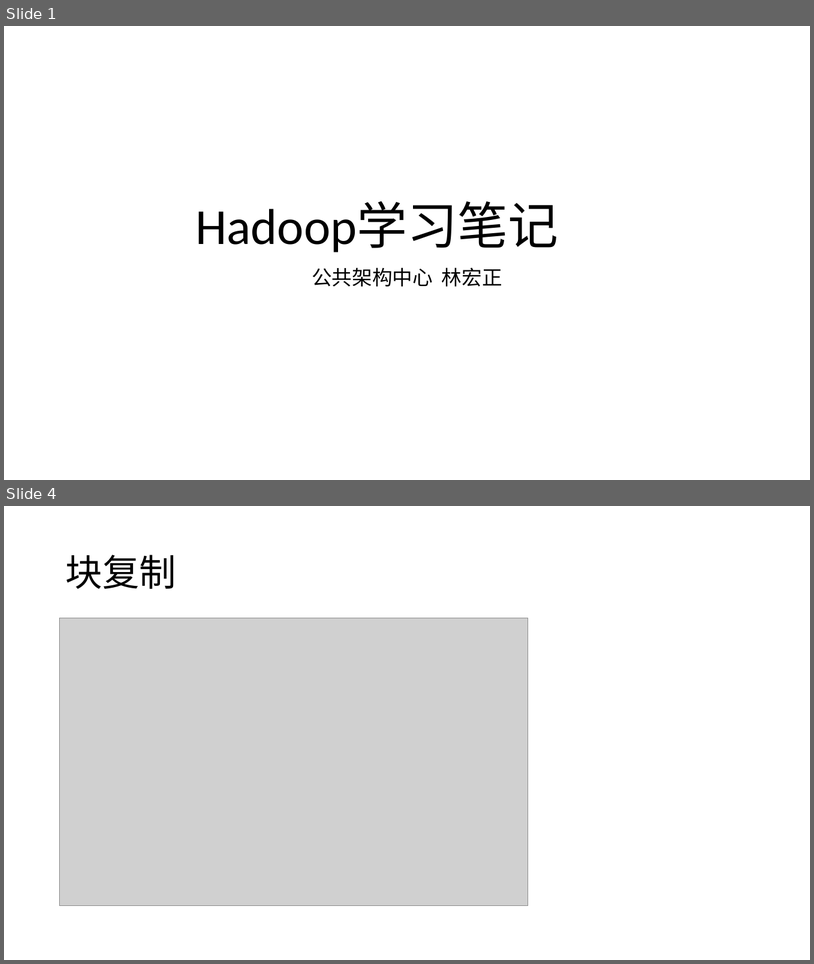
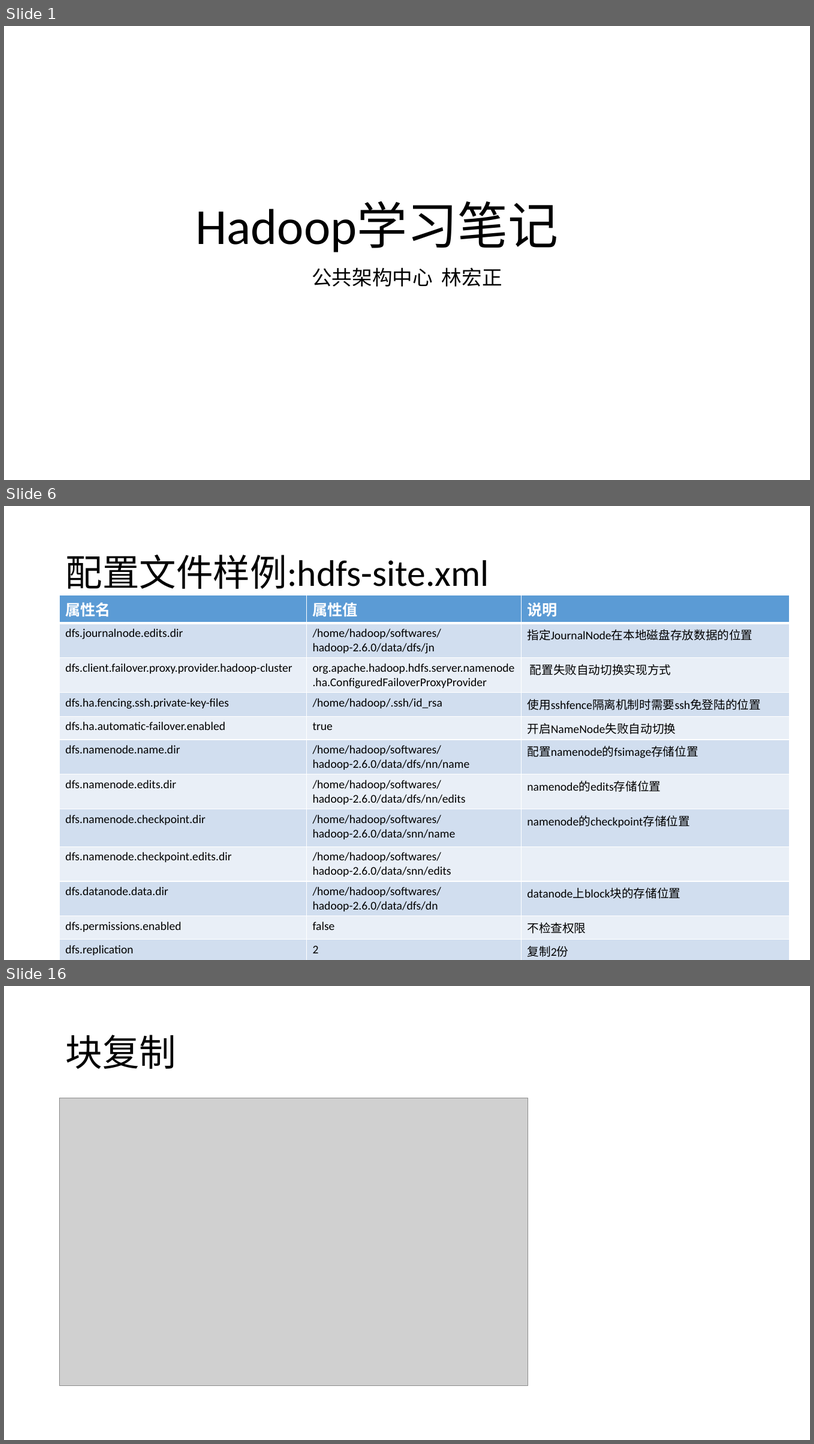
Before and after one commit to hongzhenglin/hadoop, a slide deck: Hadoop/Hadoop学习笔记.pptx. Shown one above the other, each under a label of ours: slides 1 and 4 before the commit, slides 1, 6 and 16 after it; the slides between them are not shown. The pictures are 814x964 and 814x1444 pixels, drawn with LibreOffice and Linux fonts; fonts in the diff are those of the drawing; grey boxes stand for pictures. Boxes give left, top, right and bottom in pixels: in the first picture for what was removed or moved away, otherwise in the second. Text is boxed around its words. In the diff, an @@ line names an element or a change of style, - is before the commit and + after.

```diff
--- a/Hadoop/Hadoop学习笔记.pptx
+++ b/Hadoop/Hadoop学习笔记.pptx
@@ slide 6 added at (4, 506, 810, 960), background #FFFFFF @@
@@ title added at (65, 555, 489, 589), 44 pt, text #000000 @@
+配置文件样例:hdfs-site.xml
@@ table added at (60, 595, 790, 959), 12 rows, 3 columns @@
+属性名 | 属性值 | 说明
+dfs.journalnode.edits.dir | /home/hadoop/softwares/hadoop-2.6.0/data/dfs/jn | 指定JournalNode在本地磁盘存放数据的位置
+dfs.client.failover.proxy.provider.hadoop-cluster | org.apache.hadoop.hdfs.server.namenode.ha.ConfiguredFailoverProxyProvider | 配置失败自动切换实现方式
+dfs.ha.fencing.ssh.private-key-files | /home/hadoop/.ssh/id_rsa | 使用sshfence隔离机制时需要ssh免登陆的位置
+dfs.ha.automatic-failover.enabled | true | 开启NameNode失败自动切换
+dfs.namenode.name.dir | /home/hadoop/softwares/hadoop-2.6.0/data/dfs/nn/name | 配置namenode的fsimage存储位置
+dfs.namenode.edits.dir | /home/hadoop/softwares/hadoop-2.6.0/data/dfs/nn/edits | namenode的edits存储位置
+dfs.namenode.checkpoint.dir | /home/hadoop/softwares/hadoop-2.6.0/data/snn/name | namenode的checkpoint存储位置
+dfs.namenode.checkpoint.edits.dir | /home/hadoop/softwares/hadoop-2.6.0/data/snn/edits | 
+dfs.datanode.data.dir | /home/hadoop/softwares/hadoop-2.6.0/data/dfs/dn | datanode上block块的存储位置
+dfs.permissions.enabled | false | 不检查权限
+dfs.replication | 2 | 复制2份
@@ what was slide 4 is now slide 16 @@
```
Also in this commit, not shown: 3 slides changed, 12 other slides added, 2 other files.
